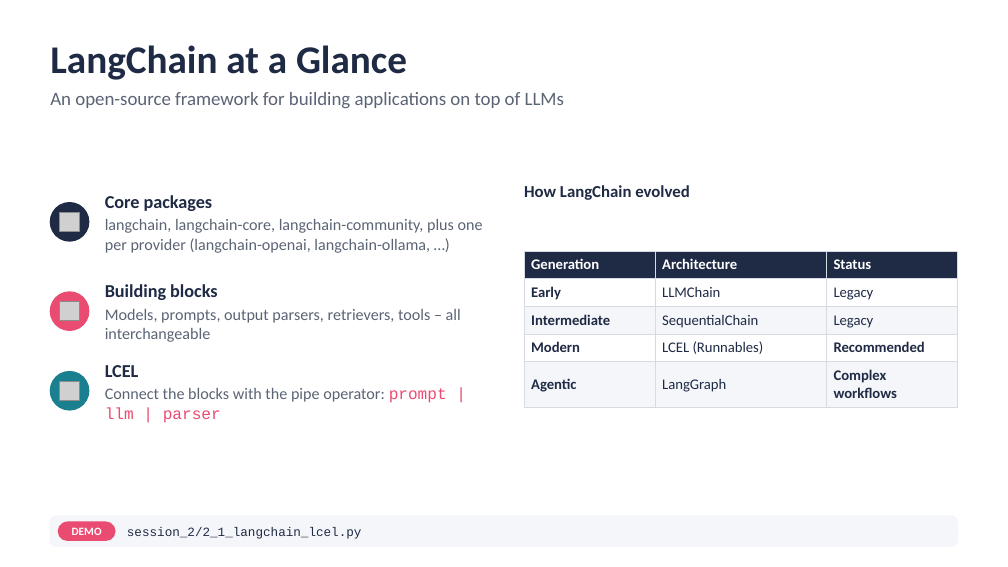
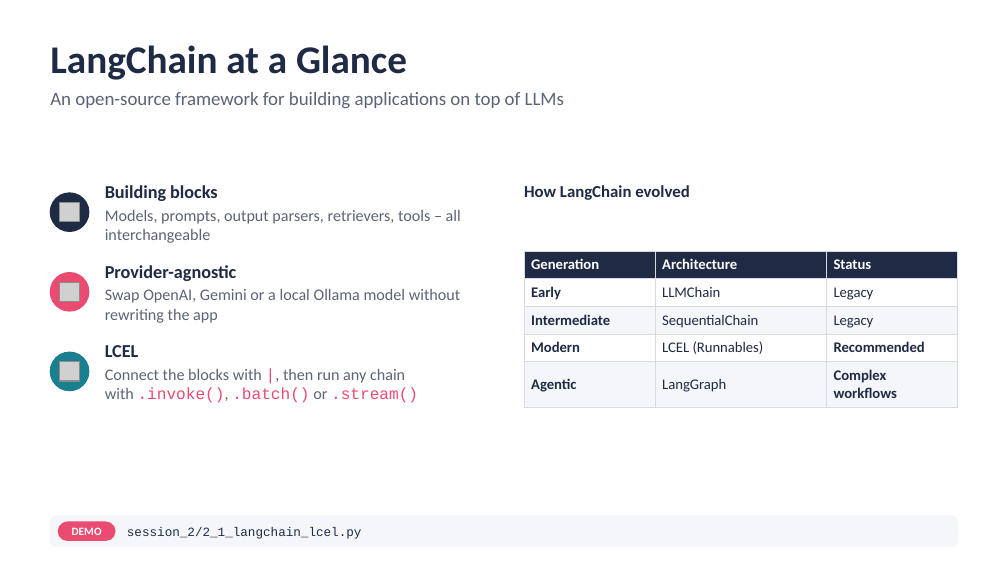
Before and after one commit to atulkahatecdac/agenticai, a slide deck: slide 31 of 16_PGP-Agentic/PGP_Agentic_AI.pptx. Drawn at 1008x567 pixels with LibreOffice and Linux fonts; fonts in the diff are those of the drawing; grey boxes stand for pictures. Boxes give left, top, right and bottom in pixels: in the first picture for what was removed or moved away, otherwise in the second. Text is boxed around its words. In the diff, an @@ line names an element or a change of style, - is before the commit and + after.

```diff
--- a/16_PGP-Agentic/PGP_Agentic_AI.pptx
+++ b/16_PGP-Agentic/PGP_Agentic_AI.pptx
@@ ellipse: place and size @@
-ellipse at box(50, 203, 89, 241)
+ellipse at box(50, 194, 89, 232)
@@ picture: place and size @@
-picture at box(59, 301, 79, 321)
+picture at box(59, 203, 79, 222)
@@ text "Building blocks": place and size @@
-text "Building blocks" at box(105, 284, 461, 342)
+text "Building blocks" at box(105, 185, 461, 243)
@@ text removed at box(105, 195, 483, 253) @@
-Core packages
-langchain, langchain-core, langchain-community, plus one per provider (langchain-openai, langchain-ollama, …)
@@ picture removed at box(59, 213, 79, 232) @@
@@ text added at box(105, 265, 460, 323), 11.5 pt, text #5B6475 @@
+Provider-agnostic
+Swap OpenAI, Gemini or a local Ollama model without rewriting the app
@@ picture added at box(59, 282, 79, 301) @@
@@ 2 ellipses, 1 picture, 1 text: place and size @@
-2 ellipses, 1 picture, 1 text at box(50, 292, 447, 423)
+2 ellipses, 1 picture, 1 text at box(50, 273, 418, 403)
@@ text at box(105, 369, 418, 403): text changed @@
-Connect the blocks with the pipe operator: prompt | llm | parser
+Connect the blocks with |, then run any chain with .invoke(), .batch() or .stream()
```
Also in this commit, not shown: 15 other slides changed, 2 slides added, 7 slides removed, 27 other files.
